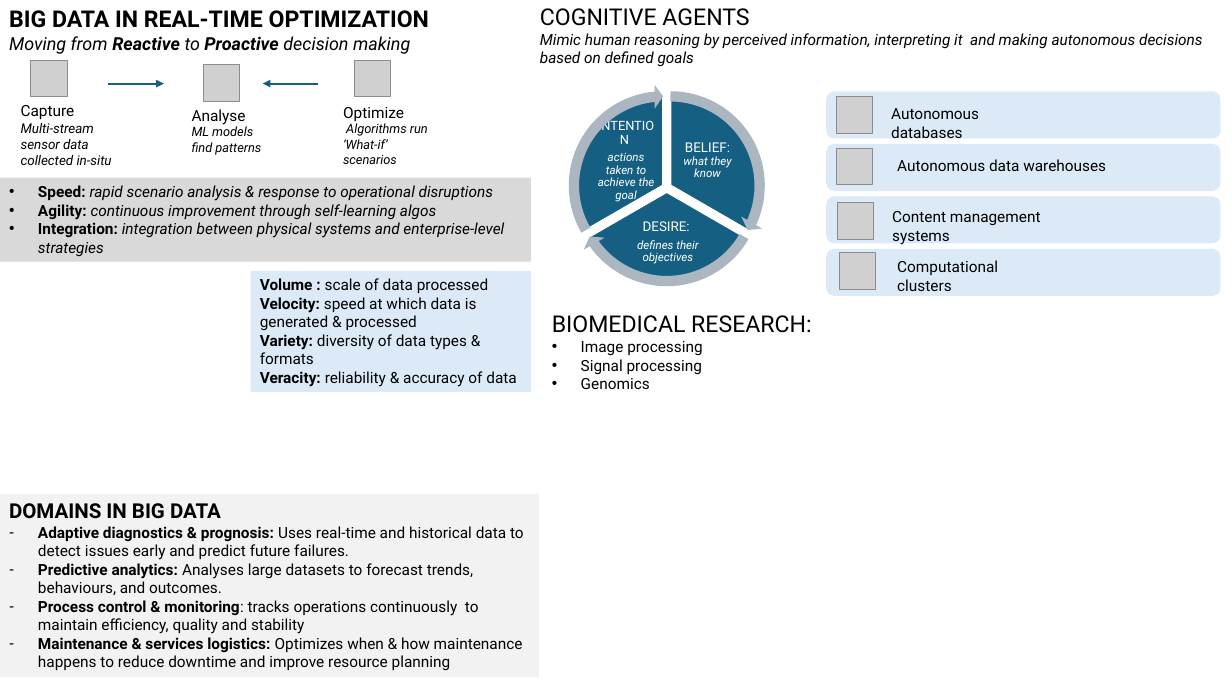
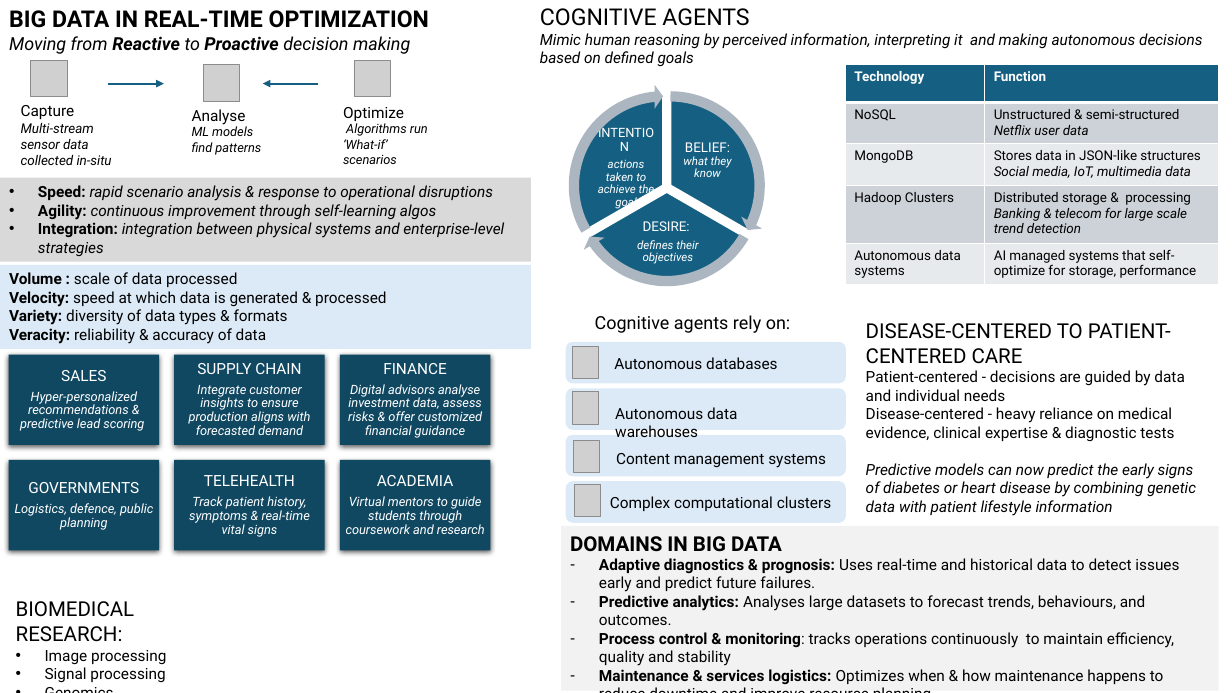
Before and after one commit to Doro97/presentations, a slide deck: slide 1 of MSAI.pptx. Drawn at 1232x693 pixels with LibreOffice and Linux fonts; fonts in the diff are those of the drawing; grey boxes stand for pictures. Boxes give left, top, right and bottom in pixels: in the first picture for what was removed or moved away, otherwise in the second. Text is boxed around its words. In the diff, an @@ line names an element or a change of style, - is before the commit and + after.

```diff
--- a/MSAI.pptx
+++ b/MSAI.pptx
@@ table added at (846,65,1219,285), 5 rows, 2 columns @@
+Technology | Function
+NoSQL | Unstructured & semi-structured / Netflix user data
+MongoDB | Stores data in JSON-like structures / Social media, IoT, multimedia data
+Hadoop Clusters | Distributed storage & processing / Banking & telecom for large scale trend detection
+Autonomous data systems | AI managed systems that self-optimize for storage, performance
@@ text "INTENTION": place and size @@
-text "INTENTION" at (598,152,655,202)
+text "INTENTION" at (598,159,655,209)
@@ rectangle "Volume : scale of data ...": place and size @@
-rectangle "Volume : scale of data ..." at (250,271,531,392)
+rectangle "Volume : scale of data ..." at (0,265,531,349)
@@ text added at (595,315,791,333), 14 pt, text #000000 @@
+Cognitive agents rely on:
@@ text added at (866,323,1196,516), 12 pt, text #000000 @@
+DISEASE-CENTERED TO PATIENT-CENTERED CARE
+Patient-centered - decisions are guided by data and individual needs
+Disease-centered - heavy reliance on medical evidence, clinical expertise & diagnostic tests
+Predictive models can now predict the early signs of diabetes or heart disease by combining genetic data with patient lifestyle information
@@ rounded rectangle: place and size @@
-rounded rectangle at (826,91,1221,139)
+rounded rectangle at (566,342,846,384)
@@ picture: place and size @@
-picture at (836,97,872,133)
+picture at (573,347,599,379)
@@ text "Autonomous databases" rewrapped from (891,108,979,138) to (614,357,777,369) @@
@@ rounded rectangle: place and size @@
-rounded rectangle at (826,144,1221,191)
+rounded rectangle at (566,388,846,430)
@@ picture: place and size @@
-picture at (836,148,872,184)
+picture at (573,392,599,424)
@@ text "Autonomous data warehouses" rewrapped from (897,159,1106,171) to (615,407,737,437) @@
@@ rounded rectangle: place and size @@
-rounded rectangle at (826,197,1221,244)
+rounded rectangle at (566,435,846,477)
@@ picture: place and size @@
-picture at (837,202,873,238)
+picture at (574,441,600,473)
@@ text "Content management systems" rewrapped from (892,211,1041,245) to (616,453,826,468) @@
@@ group added at (8,355,491,551): 6 rectangles, 6 texts @@
+SALES
+Hyper-personalized recommendations & predictive lead scoring
+SUPPLY CHAIN
+Integrate customer insights to ensure production aligns with forecasted demand
+FINANCE
+Digital advisors analyse investment data, assess risks & offer customized financial guidance
+GOVERNMENTS
+Logistics, defence, public planning
+TELEHEALTH
+Track patient history, symptoms & real-time vital signs
+ACADEMIA
+Virtual mentors to guide students through coursework and research
@@ rounded rectangle: place and size @@
-rounded rectangle at (826,249,1221,296)
+rounded rectangle at (566,482,846,523)
@@ picture: place and size @@
-picture at (839,253,875,289)
+picture at (575,485,601,518)
@@ text at (610,496,832,511): text changed @@
-Computational clusters
+Complex computational clusters
@@ rectangle "DOMAINS IN BIG DATA": place and size @@
-rectangle "DOMAINS IN BIG DATA" at (0,494,539,677)
+rectangle "DOMAINS IN BIG DATA" at (561,526,1219,690)
@@ text "BIOMEDICAL RESEARCH:": place and size @@
-text "BIOMEDICAL RESEARCH:" at (552,315,812,389)
+text "BIOMEDICAL RESEARCH:" at (16,601,166,683)
@@ text at (16,601,135,642): size 18 to 16 pt in "BIOMEDICAL RESEARCH:" @@
```
Also in this commit, not shown: 1 other file.
